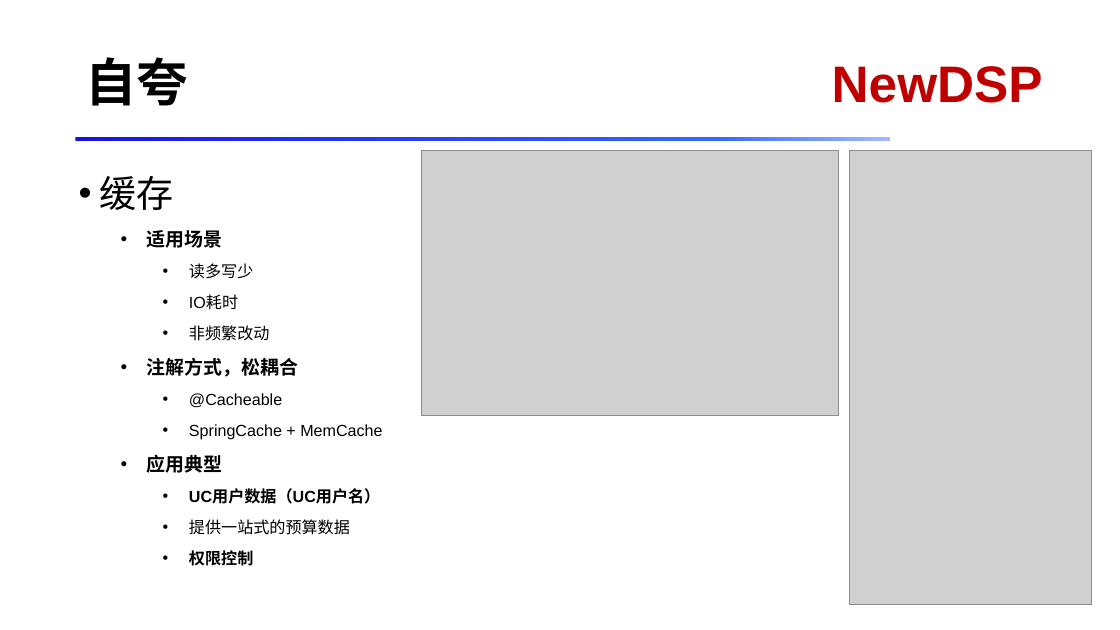
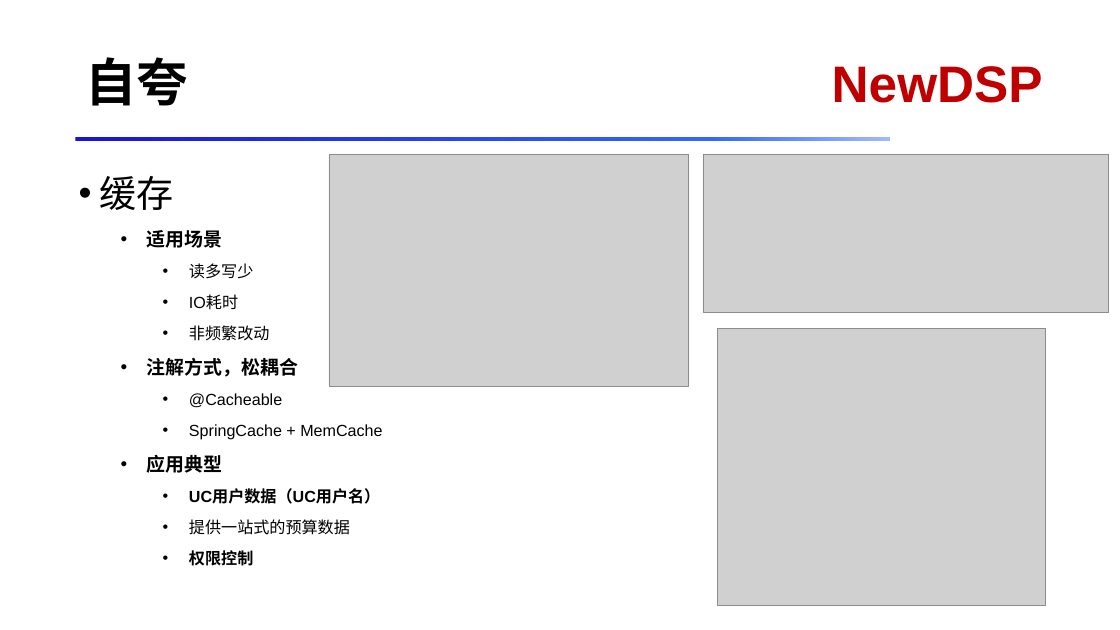
Before and after one commit to RedMagicVer7/docs, a slide deck: slide 16 of dsp/code/DSP代码赌场.pptx (slide 14 before the commit). Drawn at 1120x630 pixels with LibreOffice and Linux fonts; fonts in the diff are those of the drawing; grey boxes stand for pictures. Boxes give left, top, right and bottom in pixels: in the first picture for what was removed or moved away, otherwise in the second. Text is boxed around its words. In the diff, an @@ line names an element or a change of style, - is before the commit and + after.

```diff
--- a/dsp/code/DSP代码赌场.pptx
+++ b/dsp/code/DSP代码赌场.pptx
@@ picture added at [329, 155, 689, 386] @@
@@ picture removed at [422, 151, 839, 416] @@
@@ picture added at [704, 155, 1109, 313] @@
@@ picture removed at [849, 151, 1091, 606] @@
@@ picture added at [718, 329, 1046, 606] @@
```
Also in this commit, not shown: 9 other slides changed, 4 slides added.
